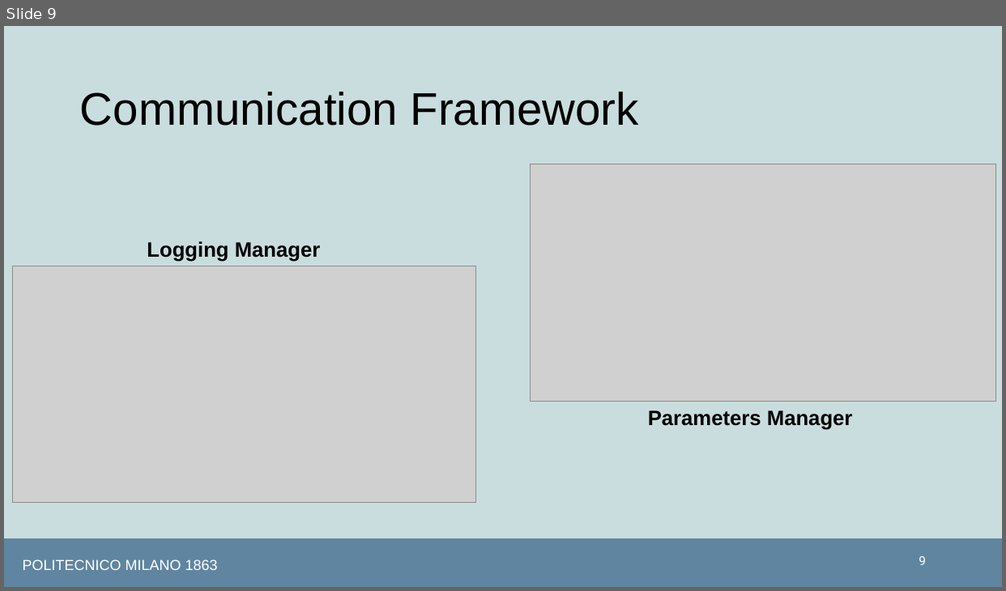
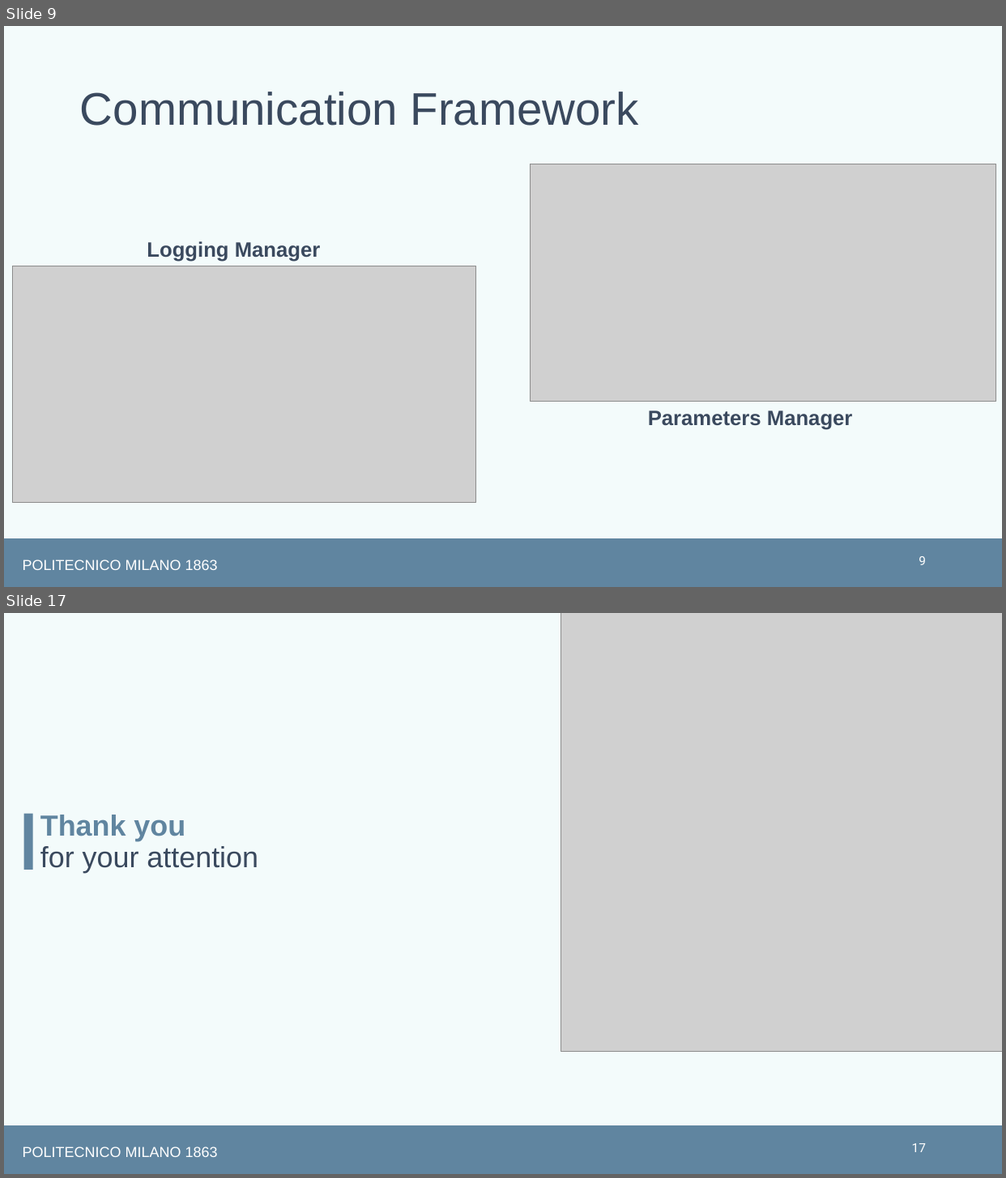
Before and after one commit to matplona/crazyflie-lib-python, a slide deck: Thesis/Presentation/thesis_presentation.pptx. Shown one above the other, each under a label of ours: slide 9 before the commit, slides 9 and 17 after it; the slides between them are not shown. The pictures are 1006x591 and 1006x1178 pixels, drawn with LibreOffice and Linux fonts; fonts in the diff are those of the drawing; grey boxes stand for pictures. Boxes give left, top, right and bottom in pixels: in the first picture for what was removed or moved away, otherwise in the second. Text is boxed around its words. In the diff, an @@ line names an element or a change of style, - is before the commit and + after.

```diff
--- a/Thesis/Presentation/thesis_presentation.pptx
+++ b/Thesis/Presentation/thesis_presentation.pptx
@@ slide 17 added at [4, 613, 1002, 1174], background #F3FBFB; not listed: 2 template elements that a slide beside it also shows @@
@@ picture added at [561, 613, 1002, 1052] @@
@@ rectangle added at [24, 814, 33, 870], fill #6085A0 @@
@@ title added at [40, 815, 258, 873], 28 pt, text #3A495E @@
+Thank you
+for your attention
@@ page number added at [912, 1144, 926, 1152], 12 pt, text #FFFFFF @@
+17
@@ slide 9 changed as well @@
@@ background #C9DDDE to #F3FBFB @@
@@ text colour #000000 to #3A495E in 3 elements at [80, 92, 639, 126], [147, 241, 321, 262], [648, 411, 853, 430] @@
```
Also in this commit, not shown: 10 other slides changed, 5 other slides added, 3 slides removed, 7 other files.
